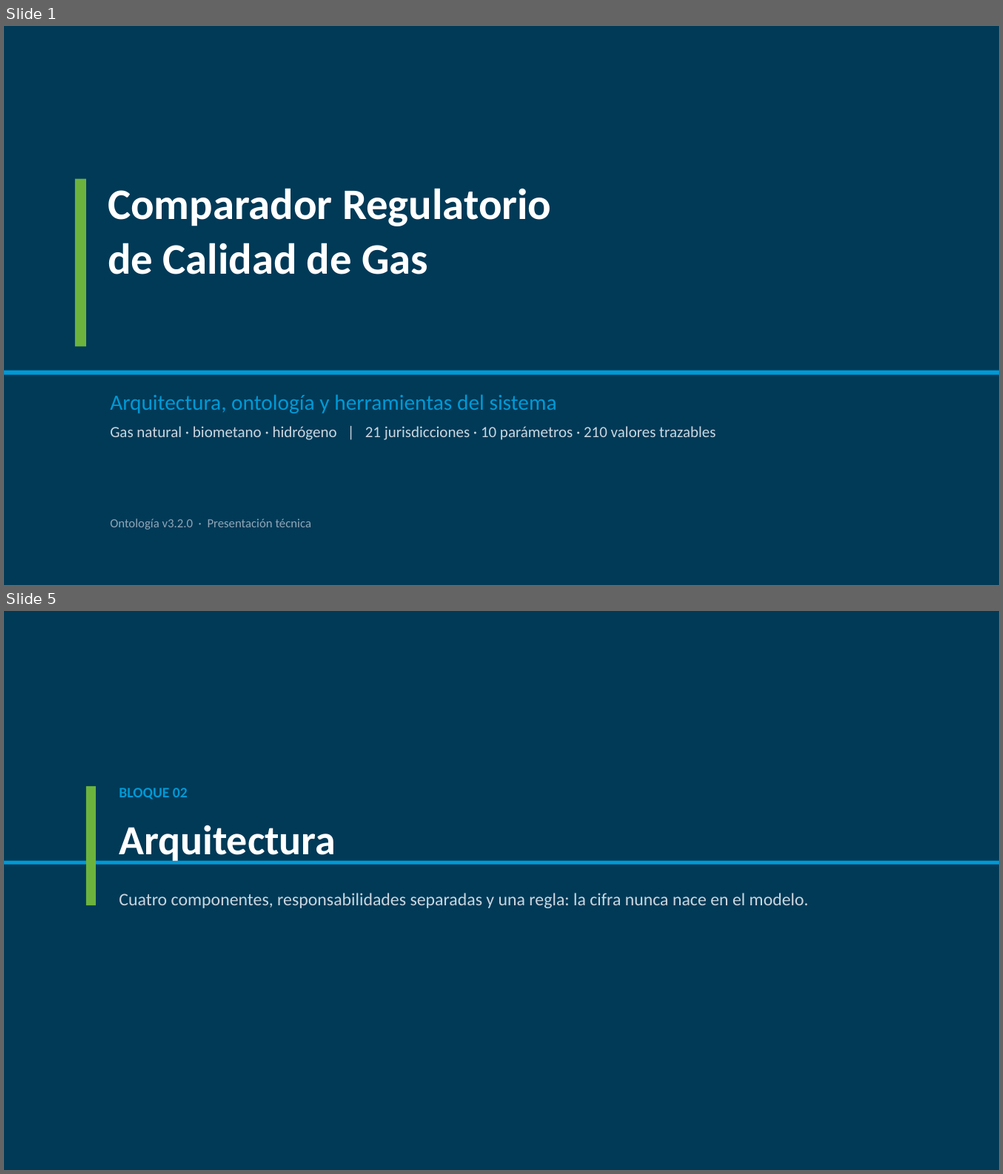
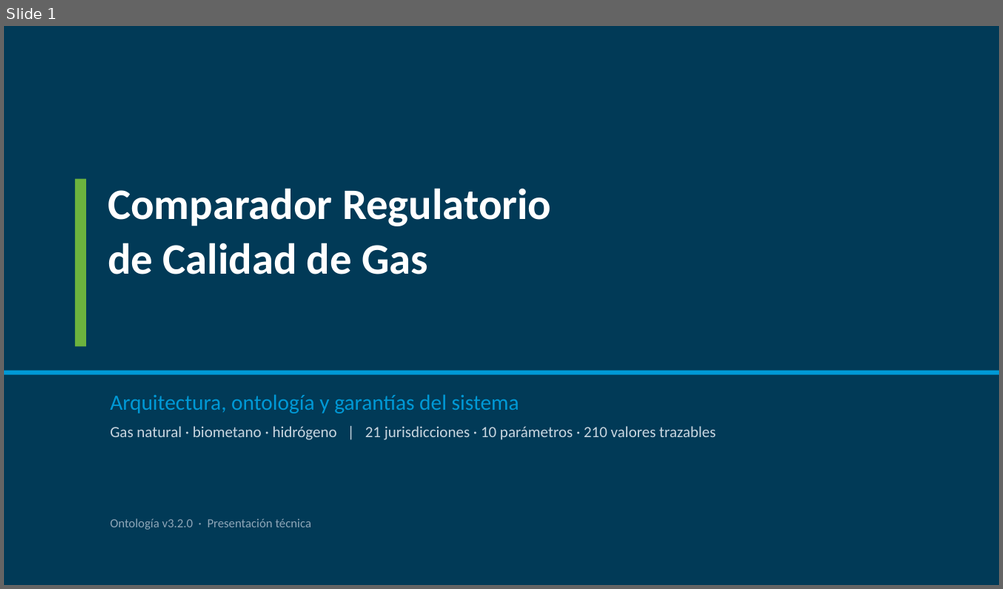
Before and after one commit to CarlosOlivaZurdo/ENAG-S_G1, a slide deck: docs/Presentacion_Comparador_Gas.pptx. Shown one above the other, each under a label of ours: slides 1 and 5 before the commit, slide 1 after it; the slides between them are not shown. The pictures are 1003x1174 and 1003x589 pixels, drawn with LibreOffice and Linux fonts; fonts in the diff are those of the drawing. Boxes give left, top, right and bottom in pixels: in the first picture for what was removed or moved away, otherwise in the second. Text is boxed around its words. In the diff, an @@ line names an element or a change of style, - is before the commit and + after.

```diff
--- a/docs/Presentacion_Comparador_Gas.pptx
+++ b/docs/Presentacion_Comparador_Gas.pptx
@@ slide 5 removed at (x1=4, y1=611, x2=999, y2=1170), background #FFFFFF @@
@@ rectangle removed at (x1=4, y1=611, x2=999, y2=1170) @@
@@ rectangle removed at (x1=86, y1=786, x2=96, y2=906) @@
@@ text removed at (x1=119, y1=788, x2=188, y2=800) @@
-BLOQUE 02
@@ text removed at (x1=119, y1=825, x2=336, y2=864) @@
-Arquitectura
@@ rectangle removed at (x1=4, y1=861, x2=999, y2=865) @@
@@ text removed at (x1=119, y1=893, x2=808, y2=908) @@
-Cuatro componentes, responsabilidades separadas y una regla: la cifra nunca nace en el modelo.
@@ slide 1 changed as well @@
@@ text at (x1=110, y1=395, x2=519, y2=414): text changed @@
-Arquitectura, ontología y herramientas del sistema
+Arquitectura, ontología y garantías del sistema
```
Also in this commit, not shown: 8 other slides changed, 8 other slides removed, 1 other file.
